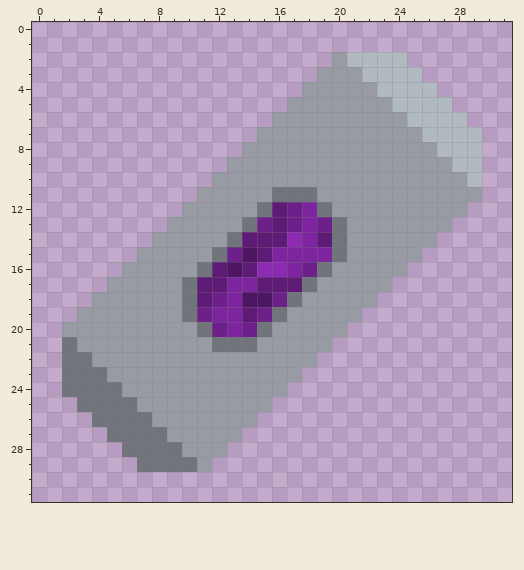
One commit to this pixel-art sprite: sprites/items/exotic_capsule.png. The picture above is the old version.
The file is 32x32 pixels. Colours within 5 levels of each other are drawn and written as one.
And afterwards:
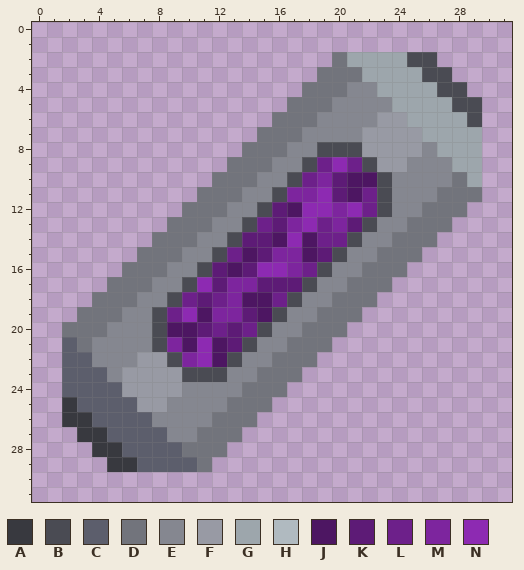
Palette (. is transparent): A #38393f  B #4a4b53  C #5c5e6c  D #72747c  E #858790  F #989aa4  G #9da6ac  H #b0bac0  J #4d1662  K #5d1b76  L #6d208a  M #7d259e  N #8d2ab2
The exact change:
Changed rows in their new state; - is an unchanged pixel.
first column x 2:
 2 ------------------DGGGGBB---
 3 -----------------DDDGGGGBB--
 4 ----------------DDDEEGGGGBB-
 5 ---------------DDDEEEEGGGGBB
 6 --------------DDDEEEE--GGGGB
 7 -------------DDDEEEE----GGGG
 8 ------------DDDEEBBB----EGGG
 9 -----------DDDEEBLNLB--EEEGG
10 ----------DDDEEBLMKJJBEEEEDG
11 ---------DDDEEBMMNKJLBEEEDDD
12 --------DDDEEB-JNNMNLBEEDDD-
13 -------DDDEEB--MN-MKBEEDDD--
14 ------DDDEEB--J-JLLBEEDDD---
15 -----DDDEEB-----JKBEEDDD----
16 ----DDDEEB-------BEEDDD-----
17 ---DDDEEBN------BEEDDD------
18 --DDDEEBL------BEEDDD-------
19 -DDDEEBLNJ---JBEEDDD--------
20 DDDEEEBJJK-K-BEEDDD---------
21 CDEEEEBMJNJKBEEDDD----------
22 CCEEE--BMNJBEEDDD-----------
23 CCCE----BBBEEDDD------------
24 CCCC----EEEEDDD-------------
25 ACCCC--EEEEDDD--------------
26 AACCCCEEEEDDD---------------
27 -AACCCCEEDDD----------------
28 --AACCCCDDD-----------------
29 ---AACCCCD------------------
Changed places in both pictures, as pixel boxes (x1, y1, x2, y2):
changed: (62, 52, 482, 472)
